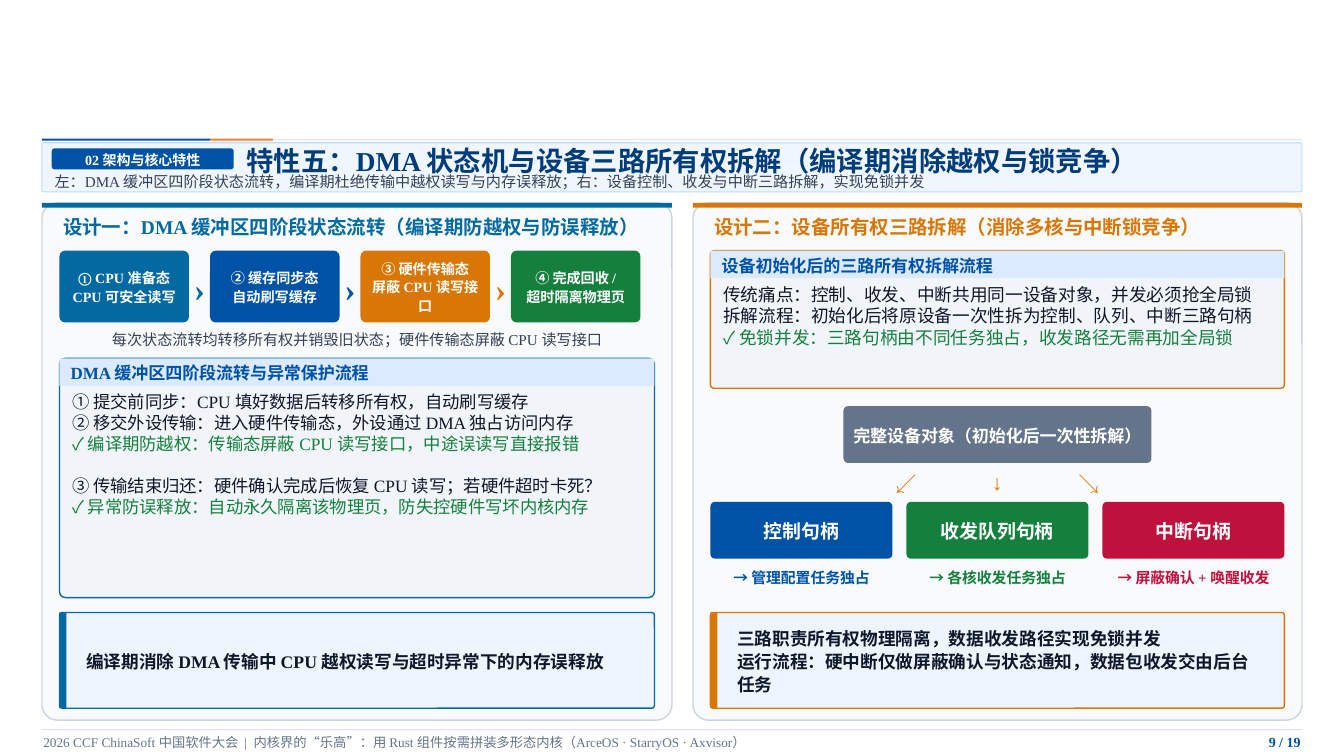
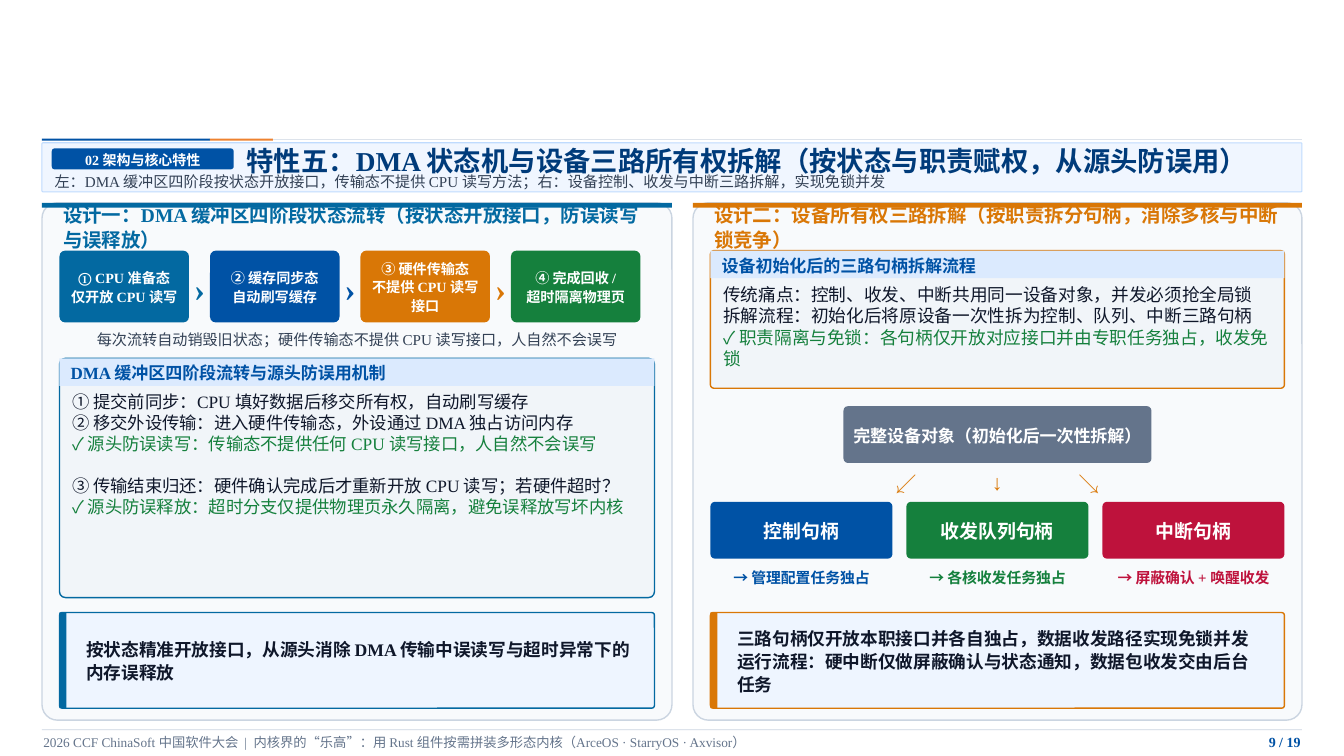
Before and after one commit to ZR233/tgoskits, a slide deck: slide 9 of TGOSKits_Presentation_v4.pptx. Drawn at 1344x756 pixels with LibreOffice and Linux fonts; fonts in the diff are those of the drawing; background and template pictures are left out. Boxes give left, top, right and bottom in pixels: in the first picture for what was removed or moved away, otherwise in the second. Text is boxed around its words. In the diff, an @@ line names an element or a change of style, - is before the commit and + after.

```diff
--- a/TGOSKits_Presentation_v4.pptx
+++ b/TGOSKits_Presentation_v4.pptx
@@ text at (246, 147, 1248, 178): text changed @@
-特性五：DMA 状态机与设备三路所有权拆解（编译期消除越权与锁竞争）
+特性五：DMA 状态机与设备三路所有权拆解（按状态与职责赋权，从源头防误用）
@@ text at (55, 172, 885, 189): text changed @@
-左：DMA 缓冲区四阶段状态流转，编译期杜绝传输中越权读写与内存误释放；右：设备控制、收发与中断三路拆解，实现免锁并发
+左：DMA 缓冲区四阶段按状态开放接口，传输态不提供 CPU 读写方法；右：设备控制、收发与中断三路拆解，实现免锁并发
@@ text at (63, 202, 638, 253): text changed @@
-设计一：DMA 缓冲区四阶段状态流转（编译期防越权与防误释放）
+设计一：DMA 缓冲区四阶段状态流转（按状态开放接口，防误读写与误释放）
@@ text at (714, 203, 1278, 251): text changed @@
-设计二：设备所有权三路拆解（消除多核与中断锁竞争）
+设计二：设备所有权三路拆解（按职责拆分句柄，消除多核与中断锁竞争）
@@ text at (722, 257, 976, 274): text changed @@
-设备初始化后的三路所有权拆解流程
+设备初始化后的三路句柄拆解流程
@@ text in rounded rectangle at (71, 288, 177, 306): text changed @@
-CPU 可安全读写
+仅开放 CPU 读写
@@ text in rounded rectangle at (372, 280, 478, 312): text changed @@
-屏蔽 CPU 读写接口
+不提供 CPU 读写接口
@@ text at (723, 329, 1269, 367): text changed @@
-✓ 免锁并发：三路句柄由不同任务独占，收发路径无需再加全局锁
+✓ 职责隔离与免锁：各句柄仅开放对应接口并由专职任务独占，收发免锁
@@ text at (97, 332, 617, 347): text changed @@
-每次状态流转均转移所有权并销毁旧状态；硬件传输态屏蔽 CPU 读写接口
+每次流转自动销毁旧状态；硬件传输态不提供 CPU 读写接口，人自然不会误写
@@ text at (71, 364, 385, 381): text changed @@
-DMA 缓冲区四阶段流转与异常保护流程
+DMA 缓冲区四阶段流转与源头防误用机制
@@ text at (72, 393, 529, 410): text changed @@
-① 提交前同步：CPU 填好数据后转移所有权，自动刷写缓存
+① 提交前同步：CPU 填好数据后移交所有权，自动刷写缓存
@@ text at (72, 435, 624, 515): text changed @@
-✓ 编译期防越权：传输态屏蔽 CPU 读写接口，中途误读写直接报错
-③ 传输结束归还：硬件确认完成后恢复 CPU 读写；若硬件超时卡死？
-✓ 异常防误释放：自动永久隔离该物理页，防失控硬件写坏内核内存
+✓ 源头防误读写：传输态不提供任何 CPU 读写接口，人自然不会误写
+③ 传输结束归还：硬件确认完成后才重新开放 CPU 读写；若硬件超时？
+✓ 源头防误释放：超时分支仅提供物理页永久隔离，避免误释放写坏内核
@@ text at (86, 640, 629, 681): text changed @@
-编译期消除 DMA 传输中 CPU 越权读写与超时异常下的内存误释放
+按状态精准开放接口，从源头消除 DMA 传输中误读写与超时异常下的内存误释放
@@ text at (737, 630, 1249, 648): text changed @@
-三路职责所有权物理隔离，数据收发路径实现免锁并发
+三路句柄仅开放本职接口并各自独占，数据收发路径实现免锁并发
```
Also in this commit, not shown: 2 other slides changed, 1 slide added, 1 slide removed, 1 other file.
